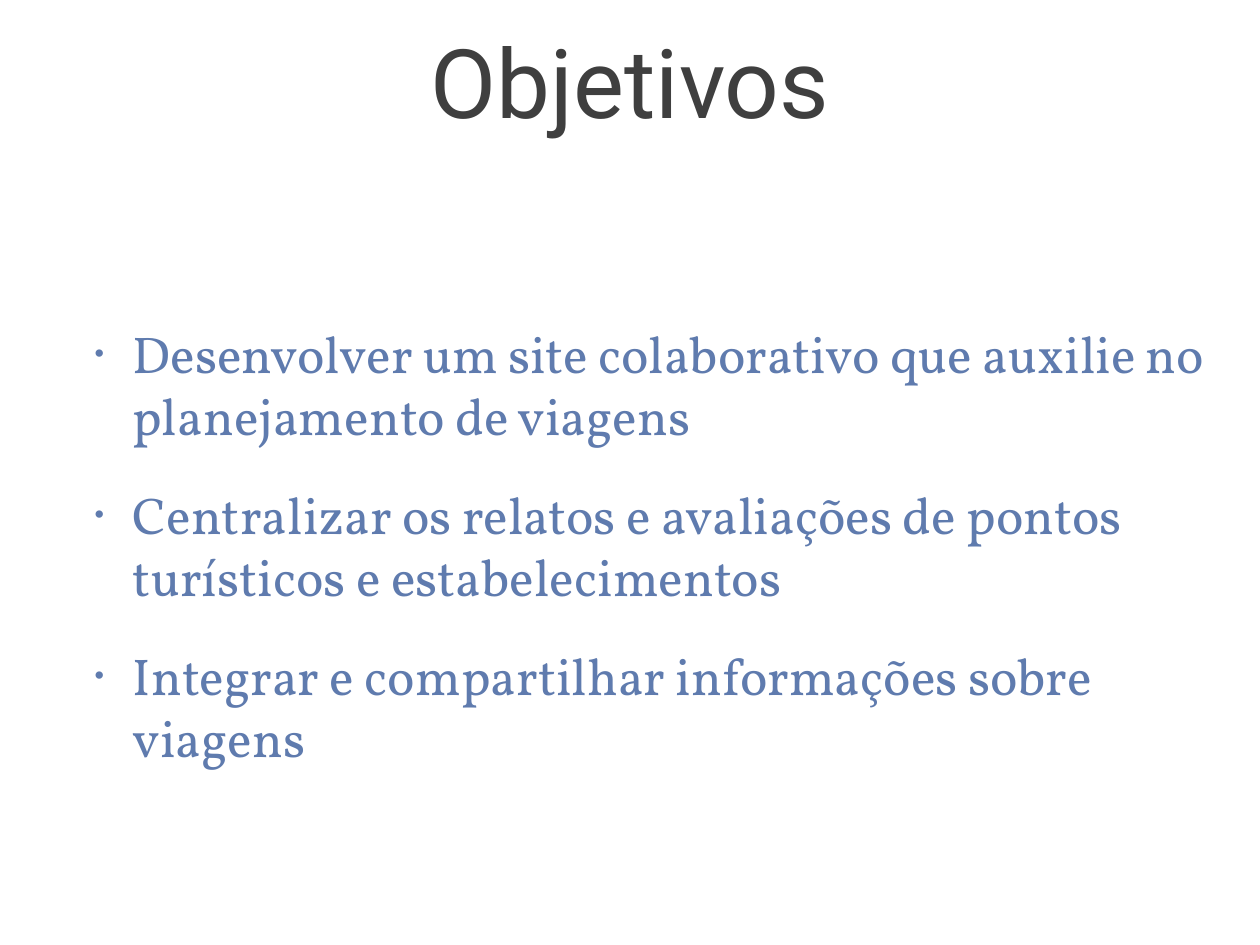
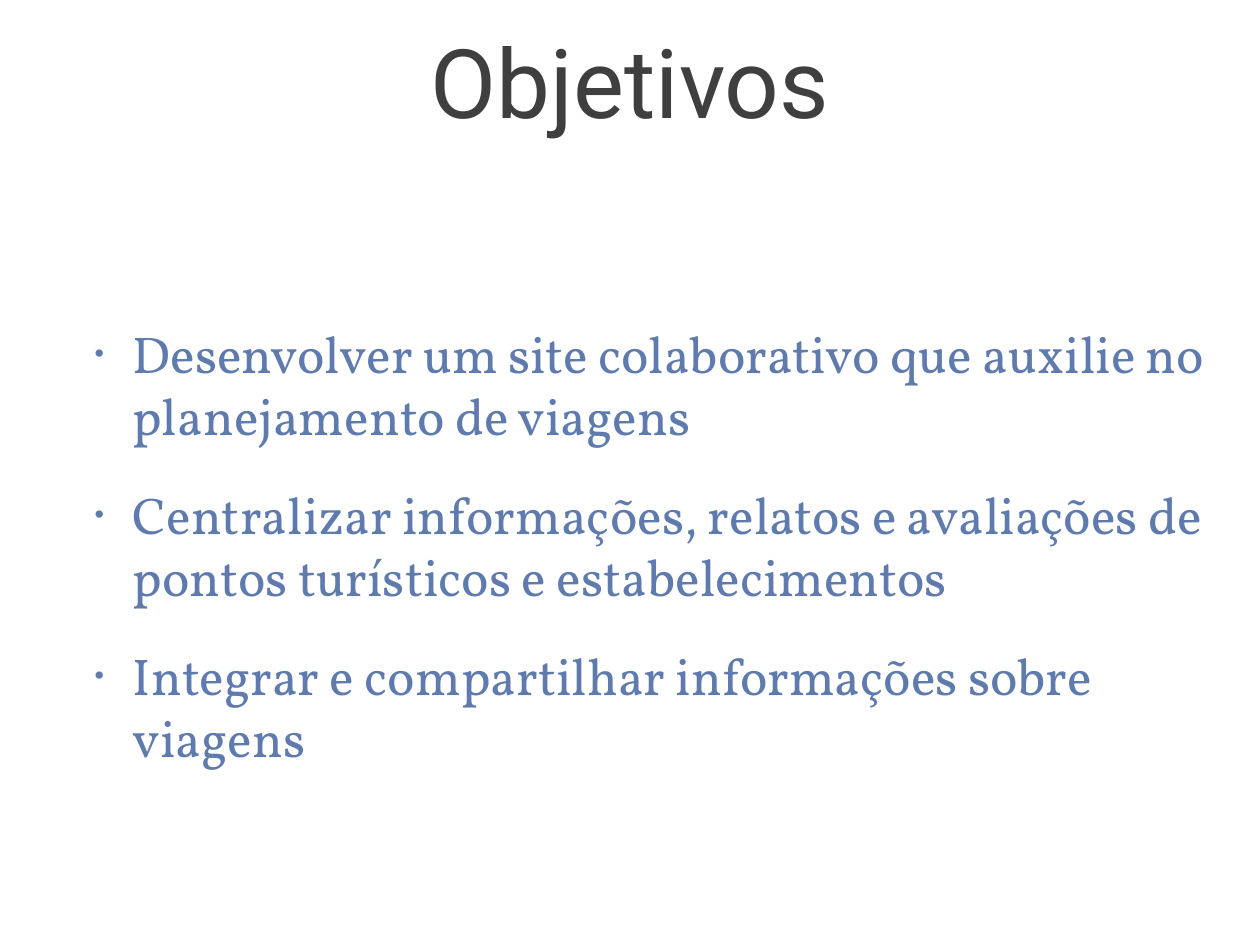
Before and after one commit to tulios/projetofinal-roteiros, a slide deck: slide 4 of apresentacao/apresentacao.ppt. Drawn at 1260x945 pixels with LibreOffice and Linux fonts; fonts in the diff are those of the drawing; background and template pictures are left out. Boxes give left, top, right and bottom in pixels: in the first picture for what was removed or moved away, otherwise in the second. Text is boxed around its words. In the diff, an @@ line names an element or a change of style, - is before the commit and + after.

```diff
--- a/apresentacao/apresentacao.ppt
+++ b/apresentacao/apresentacao.ppt
@@ text at (x1=133, y1=497, x2=1202, y2=609): text changed @@
-• Centralizar os relatos e avaliações de pontos turísticos e estabelecimentos
+• Centralizar informações, relatos e avaliações de pontos turísticos e estabelecimentos
```
Also in this commit, not shown: 4 other slides changed, 4 slides added, 1 slide removed, 2 other files.
